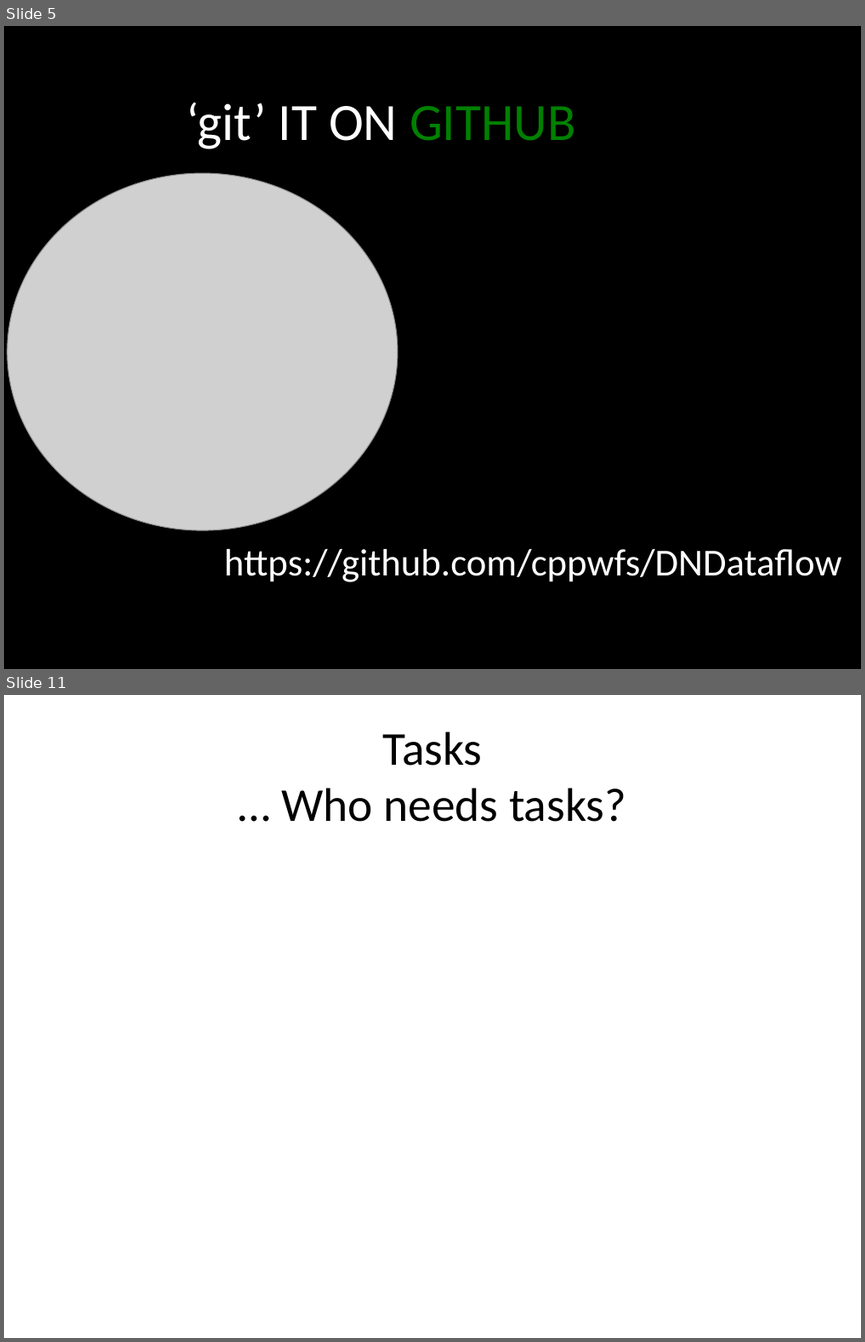
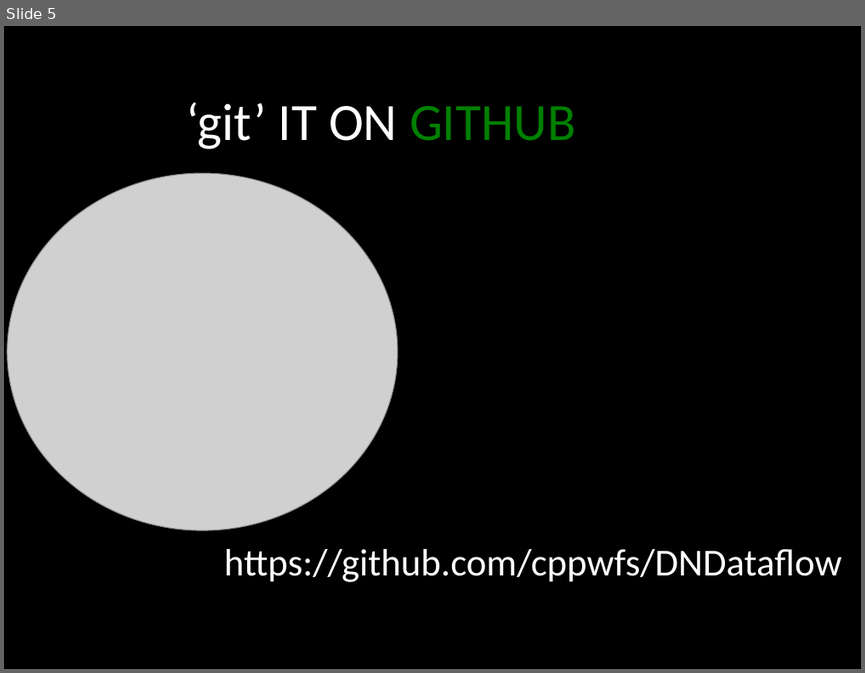
Before and after one commit to cppwfs/DNDataflow, a slide deck: presentations/DNdataflowIntro.pptx. Shown one above the other, each under a label of ours: slides 5 and 11 before the commit, slide 5 after it; the slides between them are not shown. The pictures are 865x1342 and 865x673 pixels, drawn with LibreOffice and Linux fonts; fonts in the diff are those of the drawing; grey boxes stand for pictures. Boxes give left, top, right and bottom in pixels: in the first picture for what was removed or moved away, otherwise in the second. Text is boxed around its words. In the diff, an @@ line names an element or a change of style, - is before the commit and + after.

```diff
--- a/presentations/DNdataflowIntro.pptx
+++ b/presentations/DNdataflowIntro.pptx
@@ slide 11 removed at (x1=4, y1=695, x2=861, y2=1338), background #FFFFFF @@
@@ title removed at (x1=281, y1=732, x2=626, y2=822) @@
-Tasks
-… Who needs tasks?
```
Also in this commit, not shown: 4 slides changed, 2 slides added, 1 other slide removed.
